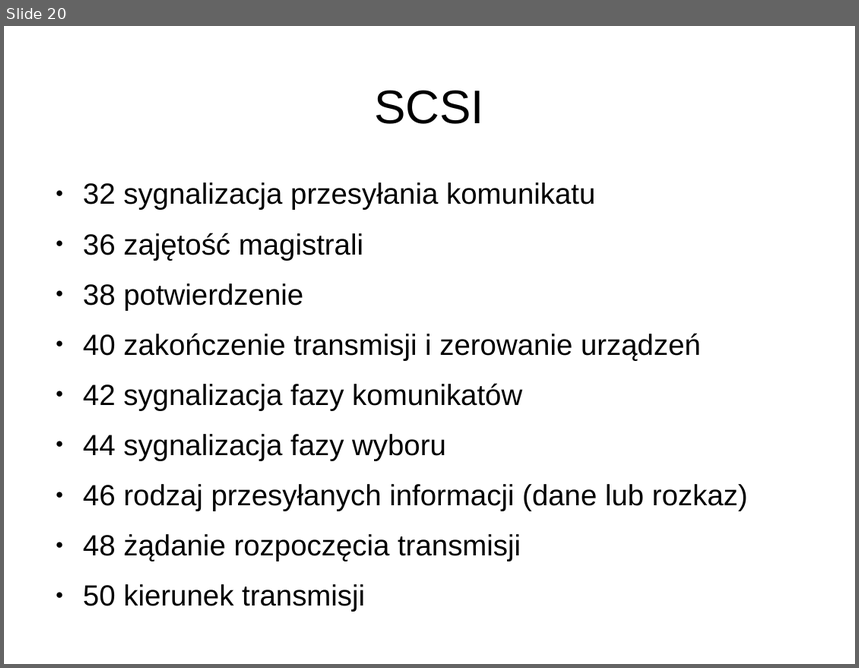
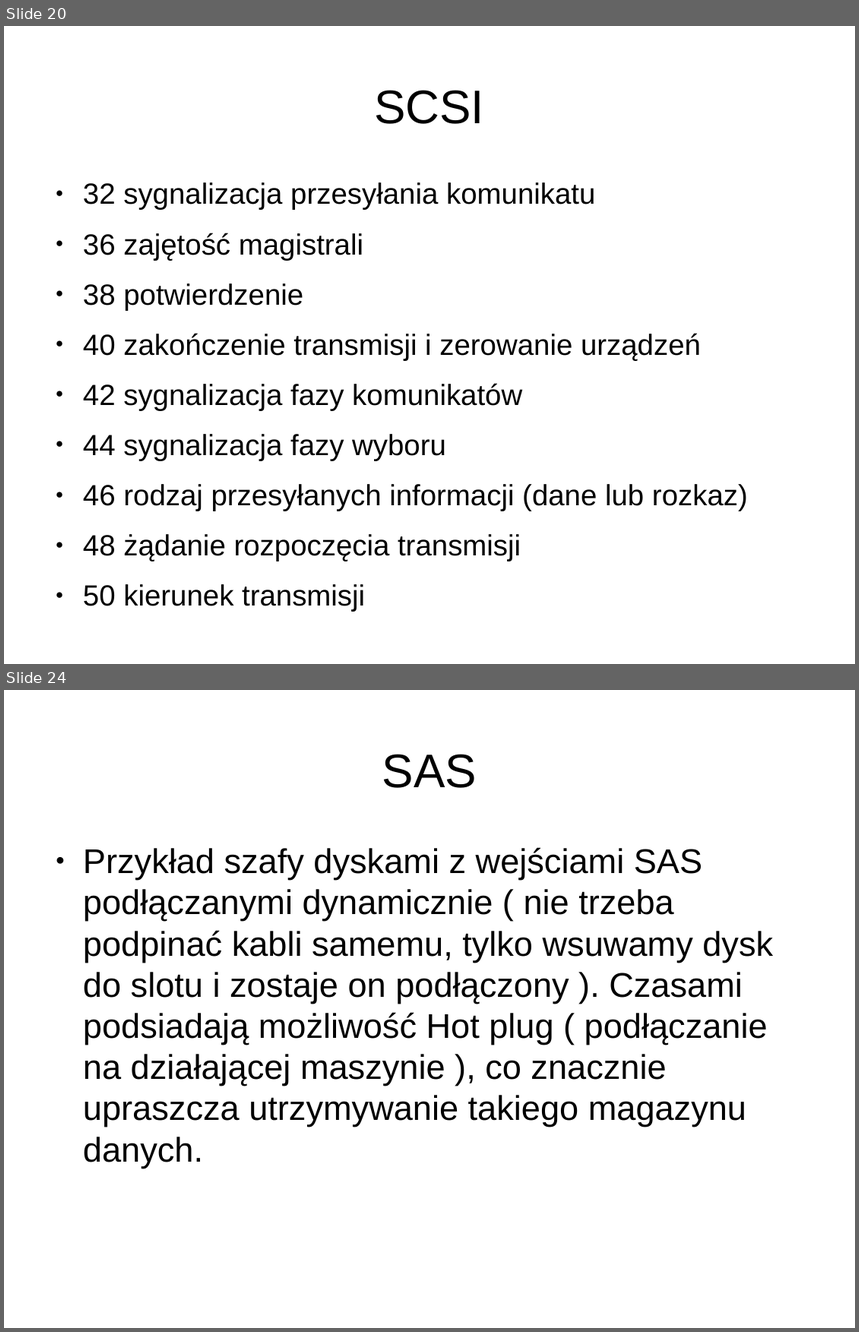
Before and after one commit to Lupa666/PUTDungeon, a slide deck: Magazyny_Danych_Dla_Nas.odp. Shown one above the other, each under a label of ours: slide 20 before the commit, slides 20 and 24 after it; the slides between them are not shown. The pictures are 859x668 and 859x1332 pixels, drawn with LibreOffice and Linux fonts; fonts in the diff are those of the drawing; background and template pictures are left out. Boxes give left, top, right and bottom in pixels: in the first picture for what was removed or moved away, otherwise in the second. Text is boxed around its words. In the diff, an @@ line names an element or a change of style, - is before the commit and + after.

```diff
--- a/Magazyny_Danych_Dla_Nas.odp
+++ b/Magazyny_Danych_Dla_Nas.odp
@@ slide 24 added at (4, 690, 855, 1328), background #FFFFFF @@
@@ title added at (382, 754, 477, 788), 44 pt, text #000000 @@
+SAS
@@ text added at (83, 847, 773, 1168), 32 pt, text #000000 @@
+● Przykład szafy dyskami z wejściami SAS podłączanymi dynamicznie ( nie trzeba podpinać kabli samemu, tylko wsuwamy dysk do slotu i zostaje on podłączony ). Czasami podsiadają możliwość Hot plug ( podłączanie na działającej maszynie ), co znacznie upraszcza utrzymywanie takiego magazynu danych.
```
Also in this commit, not shown: 5 other slides added, 4 slides removed.
